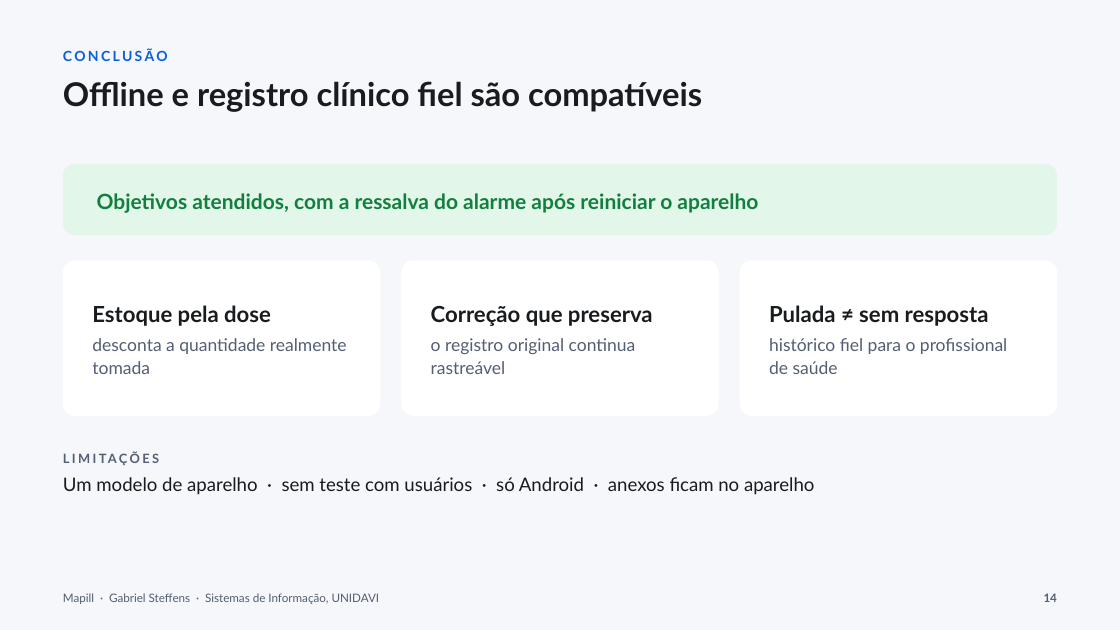
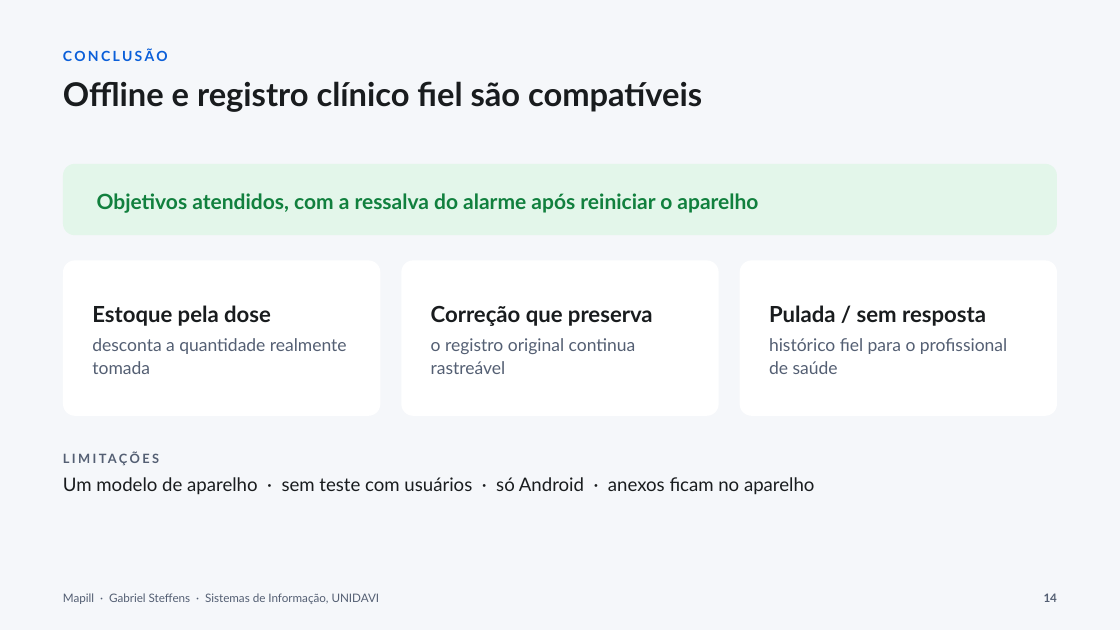
Before and after one commit to gabste8831/Mapill-Health-App, a slide deck: slide 13 of docs/tcc/apresentacao-mapill.pptx (slide 14 before the commit). Drawn at 1120x630 pixels with LibreOffice and Linux fonts; fonts in the diff are those of the drawing. Boxes give left, top, right and bottom in pixels: in the first picture for what was removed or moved away, otherwise in the second. Text is boxed around its words. In the diff, an @@ line names an element or a change of style, - is before the commit and + after.

```diff
--- a/docs/tcc/apresentacao-mapill.pptx
+++ b/docs/tcc/apresentacao-mapill.pptx
@@ text at <box>769,305,986,326</box>: text changed @@
-Pulada ≠ sem resposta
+Pulada / sem resposta
```
Also in this commit, not shown: 6 other slides changed, 1 slide removed.
